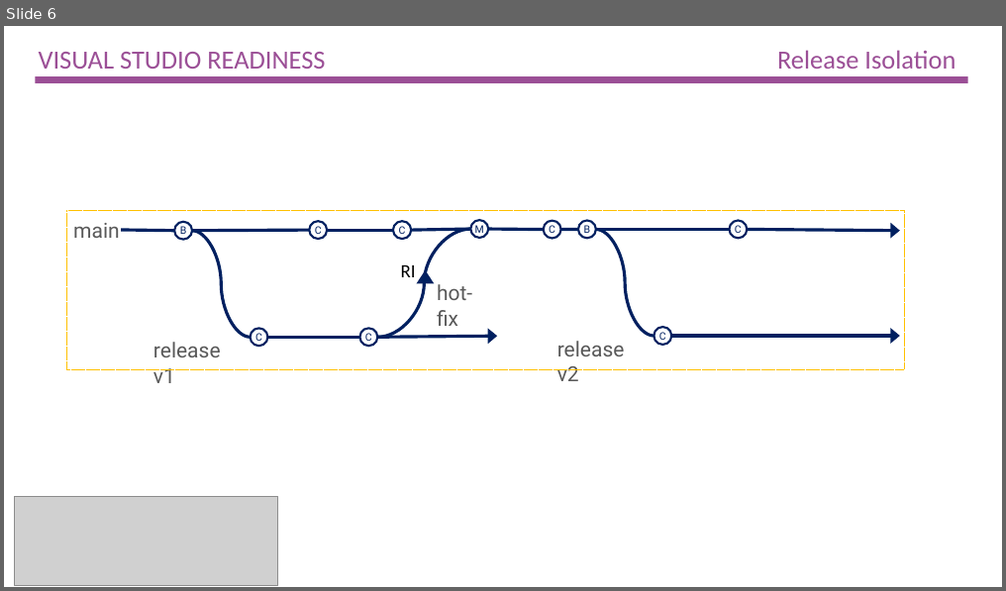
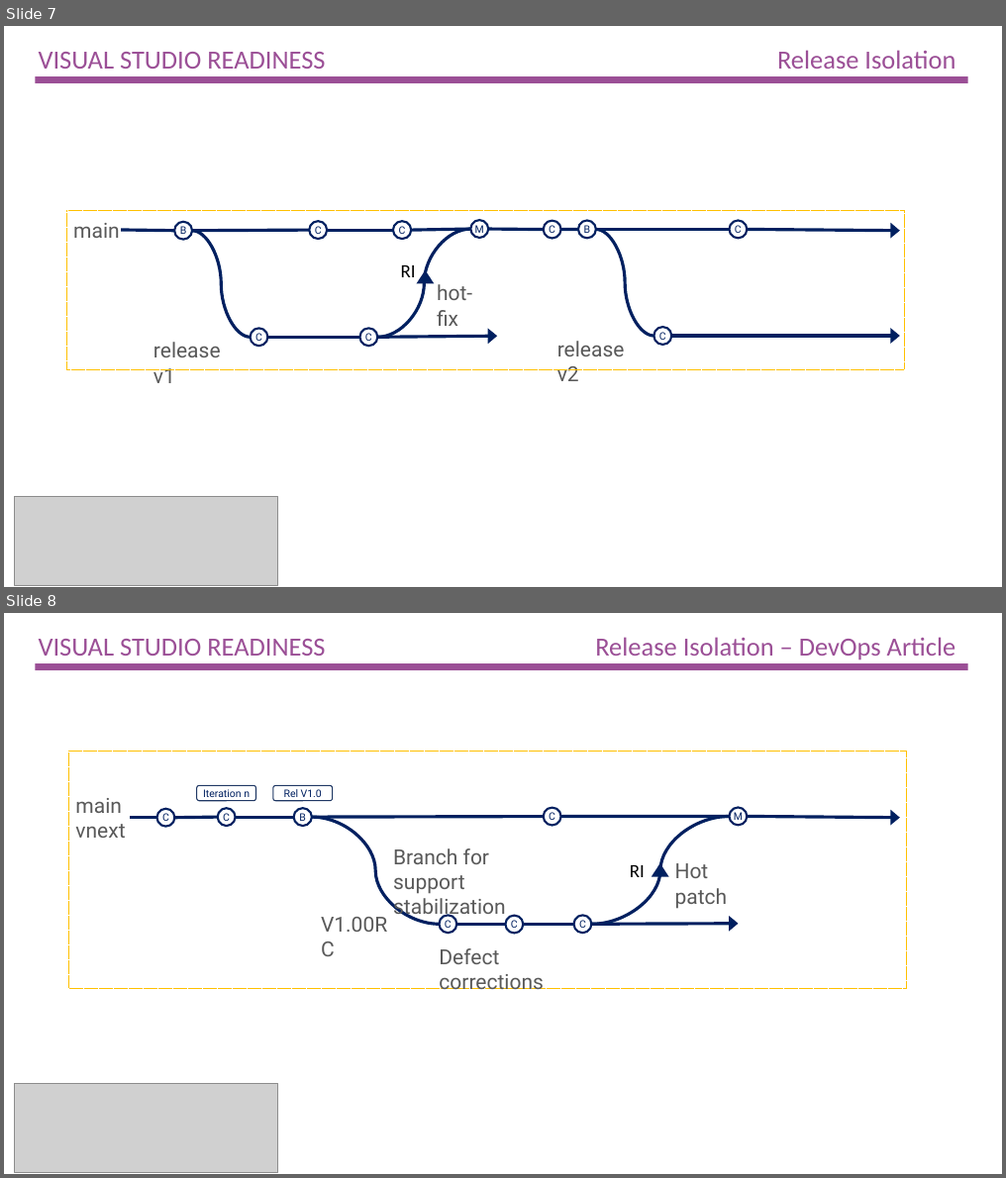
Before and after one commit to ALM-Rangers/Guidance, a slide deck: src/Branching/TFVC Illustration Collection 1 New Style.pptx. Shown one above the other, each under a label of ours: slide 6 before the commit, slides 7 and 8 after it. The pictures are 1006x591 and 1006x1178 pixels, drawn with LibreOffice and Linux fonts; fonts in the diff are those of the drawing; grey boxes stand for pictures. Boxes give left, top, right and bottom in pixels: in the first picture for what was removed or moved away, otherwise in the second. Text is boxed around its words. In the diff, an @@ line names an element or a change of style, - is before the commit and + after.

Commit message:
Add new initial and vnext diagrams for DevOps article

```diff
--- a/src/Branching/TFVC Illustration Collection 1 New Style.pptx
+++ b/src/Branching/TFVC Illustration Collection 1 New Style.pptx
@@ slide 8 added at (4,613,1002,1174), background #FFFFFF @@
@@ title added at (39,637,956,661), 25.2 pt, text #9B4F96 @@
+VISUAL STUDIO READINESS Release Isolation – DevOps Article
@@ rectangle added at (35,663,967,670), fill #9B4F96 @@
@@ rectangle added at (68,751,906,988), outline #FFC000 0.5 pt dashed @@
@@ rounded rectangle added at (197,786,256,801), outline #203864 1 pt, 10 pt, text #002060 @@
+Iteration n
@@ rounded rectangle added at (273,786,333,801), outline #203864 1 pt, 10 pt, text #002060 @@
+Rel V1.0
@@ text added at (75,798,125,838), 20 pt, text #595959 @@
+main
+vnext
@@ line added from (156, 817) to (130, 817), #002060 3 pt @@
@@ ellipse added at (156,809,174,827), fill #FFFFFF, outline #002060 2 pt, 10 pt, text #002060 @@
+C
@@ line added from (174, 817) to (218, 817), #002060 3 pt @@
@@ ellipse added at (218,808,236,827), fill #FFFFFF, outline #002060 2 pt, 10 pt, text #002060 @@
+C
@@ line added from (236, 817) to (294, 817), #002060 3 pt @@
@@ ellipse added at (294,808,312,827), fill #FFFFFF, outline #002060 2 pt, 10 pt, text #002060 @@
+B
@@ curved line added from (312, 817) to (439, 925), #002060 3 pt @@
@@ line added from (312, 817) to (544, 817), #002060 3 pt @@
@@ ellipse added at (544,808,561,826), fill #FFFFFF, outline #002060 2 pt, 10 pt, text #002060 @@
+C
@@ line added from (561, 817) to (730, 817), #002060 3 pt @@
@@ curved line added from (730, 817) to (592, 925), #002060 3 pt @@
@@ ellipse added at (730,808,747,826), fill #FFFFFF, outline #002060 2 pt, 10 pt, text #002060 @@
+M
@@ arrow added from (747, 817) to (900, 817), #002060 3 pt @@
@@ text added at (393,849,506,921), 20 pt, text #595959 @@
+Branch for support stabilization
@@ text added at (630,865,645,877), 18 pt, text #000000 @@
+RI
@@ triangle added at (651,863,669,877), fill #002060 @@
@@ text added at (675,863,728,909), 20 pt, text #595959 @@
+Hot patch
@@ text added at (321,917,387,932), 20 pt, text #595959 @@
+V1.00RC
@@ ellipse added at (439,916,456,934), fill #FFFFFF, outline #002060 2 pt, 10 pt, text #002060 @@
+C
@@ line added from (456, 925) to (573, 925), #002060 3 pt @@
@@ ellipse added at (506,916,524,934), fill #FFFFFF, outline #002060 2 pt, 10 pt, text #002060 @@
+C
@@ ellipse added at (573,916,592,934), fill #FFFFFF, outline #002060 2 pt, 10 pt, text #002060 @@
+C
@@ arrow added from (592, 925) to (739, 924), #002060 3 pt @@
@@ text added at (439,949,544,989), 20 pt, text #595959 @@
+Defect corrections
@@ picture added at (15,1084,278,1172) @@
@@ what was slide 6 is now slide 7 @@
```
Also in this commit, not shown: 1 slide changed, 1 other slide added.
